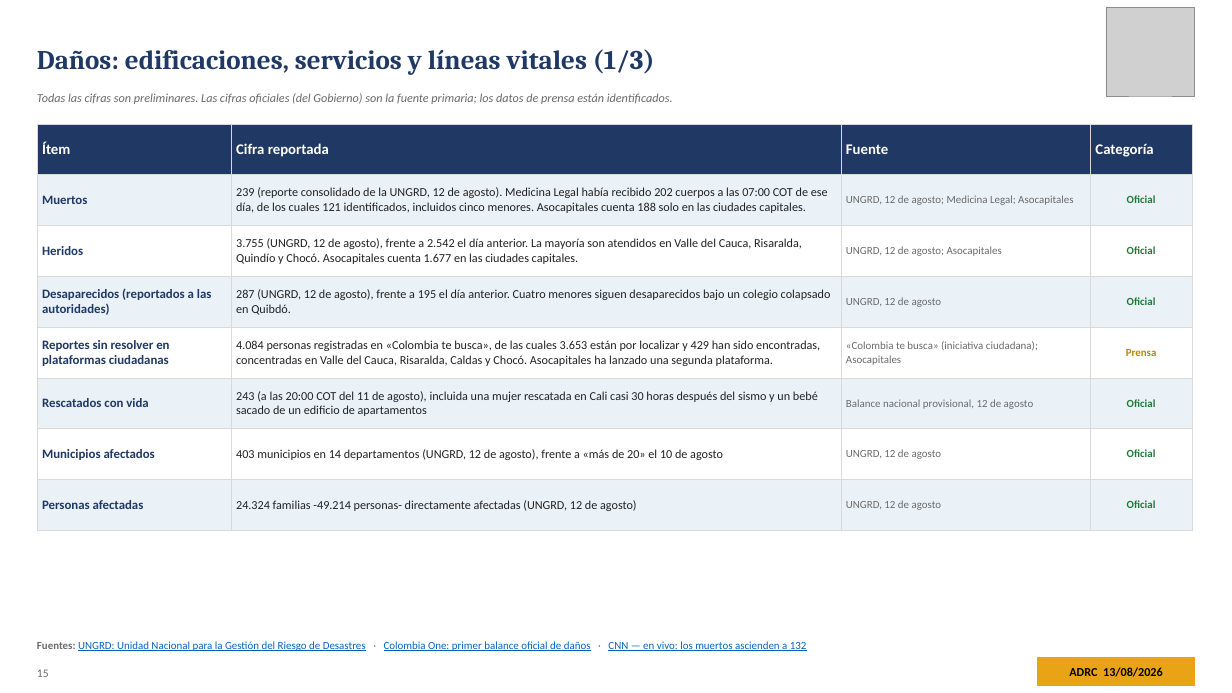
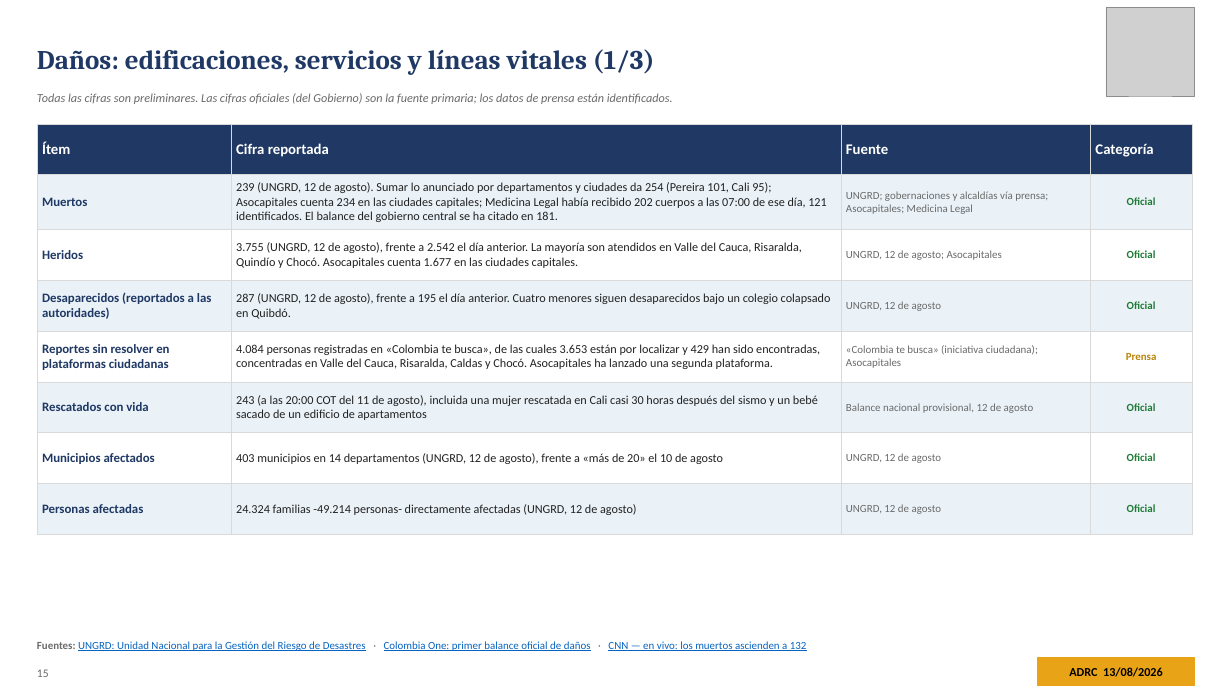
Before and after one commit to kochobi-max/whatsmap, a slide deck: slide 15 of reports/colombia_eq_20260810/output/ADRC_EQ_COL_Choco_20260810_ES.pptx. Drawn at 1232x693 pixels with LibreOffice and Linux fonts; fonts in the diff are those of the drawing; grey boxes stand for pictures. Boxes give left, top, right and bottom in pixels: in the first picture for what was removed or moved away, otherwise in the second. Text is boxed around its words. In the diff, an @@ line names an element or a change of style, - is before the commit and + after.

```diff
--- a/reports/colombia_eq_20260810/output/ADRC_EQ_COL_Choco_20260810_ES.pptx
+++ b/reports/colombia_eq_20260810/output/ADRC_EQ_COL_Choco_20260810_ES.pptx
@@ table at bbox=[37, 124, 1192, 519] @@
-row 2, column 2: 239 (reporte consolidado de la UNGRD, 12 de agosto). Medicina Legal había recibido 202 cuerpos a las 07:00 COT de ese día, de los cuales 121 identificados, incluidos cinco menores. Asocapitales cuenta 188 solo en las ciudades capitales.
+row 2, column 2: 239 (UNGRD, 12 de agosto). Sumar lo anunciado por departamentos y ciudades da 254 (Pereira 101, Cali 95); Asocapitales cuenta 234 en las ciudades capitales; Medicina Legal había recibido 202 cuerpos a las 07:00 de ese día, 121 identificados. El balance del gobierno central se ha citado en 181.
-row 2, column 3: UNGRD, 12 de agosto; Medicina Legal; Asocapitales
+row 2, column 3: UNGRD; gobernaciones y alcaldías vía prensa; Asocapitales; Medicina Legal
```
Also in this commit, not shown: 5 other slides changed, 7 other files.
